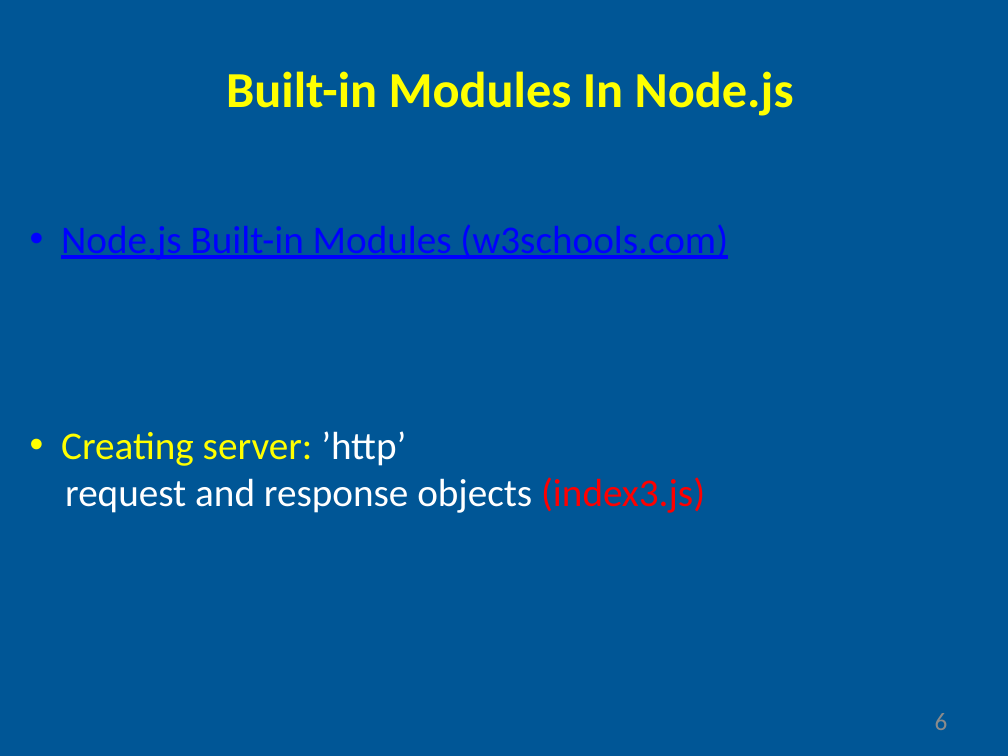
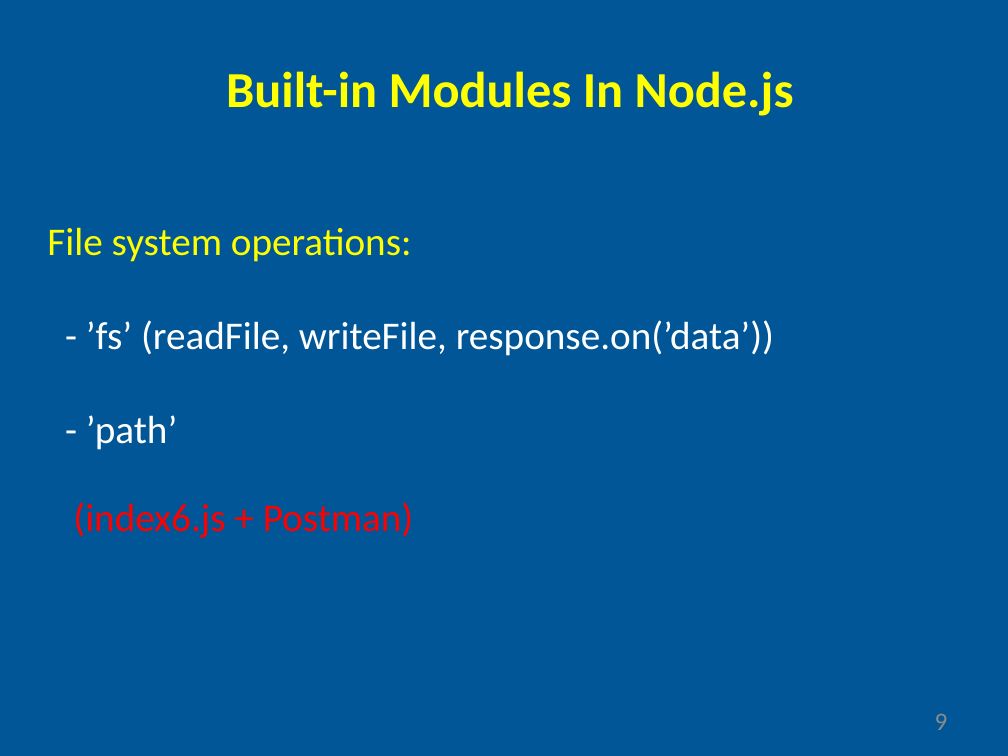
Before and after one commit to gyoryakos/presentations, a slide deck: slide 9 of nodejs.pptx (slide 6 before the commit). Drawn at 1008x756 pixels with LibreOffice and Linux fonts; fonts in the diff are those of the drawing. Boxes give left, top, right and bottom in pixels: in the first picture for what was removed or moved away, otherwise in the second. Text is boxed around its words. In the diff, an @@ line names an element or a change of style, - is before the commit and + after.

Commit message:
add slide 9-10

```diff
--- a/nodejs.pptx
+++ b/nodejs.pptx
@@ text at (x1=47, y1=227, x2=774, y2=450): text changed @@
-• Creating server: ’http’
-request and response objects (index3.js)
+File system operations:
+- ’fs’ (readFile, writeFile, response.on(’data’))
+- ’path’
@@ text removed at (x1=61, y1=224, x2=728, y2=260) @@
-• Node.js Built-in Modules (w3schools.com)
@@ text added at (x1=73, y1=502, x2=414, y2=538), 28 pt, text #FF0000 @@
+(index6.js + Postman)
@@ page number at (x1=935, y1=713, x2=948, y2=730): text changed @@
-6
+9
```
Also in this commit, not shown: 1 slide added, 50 slides removed.
